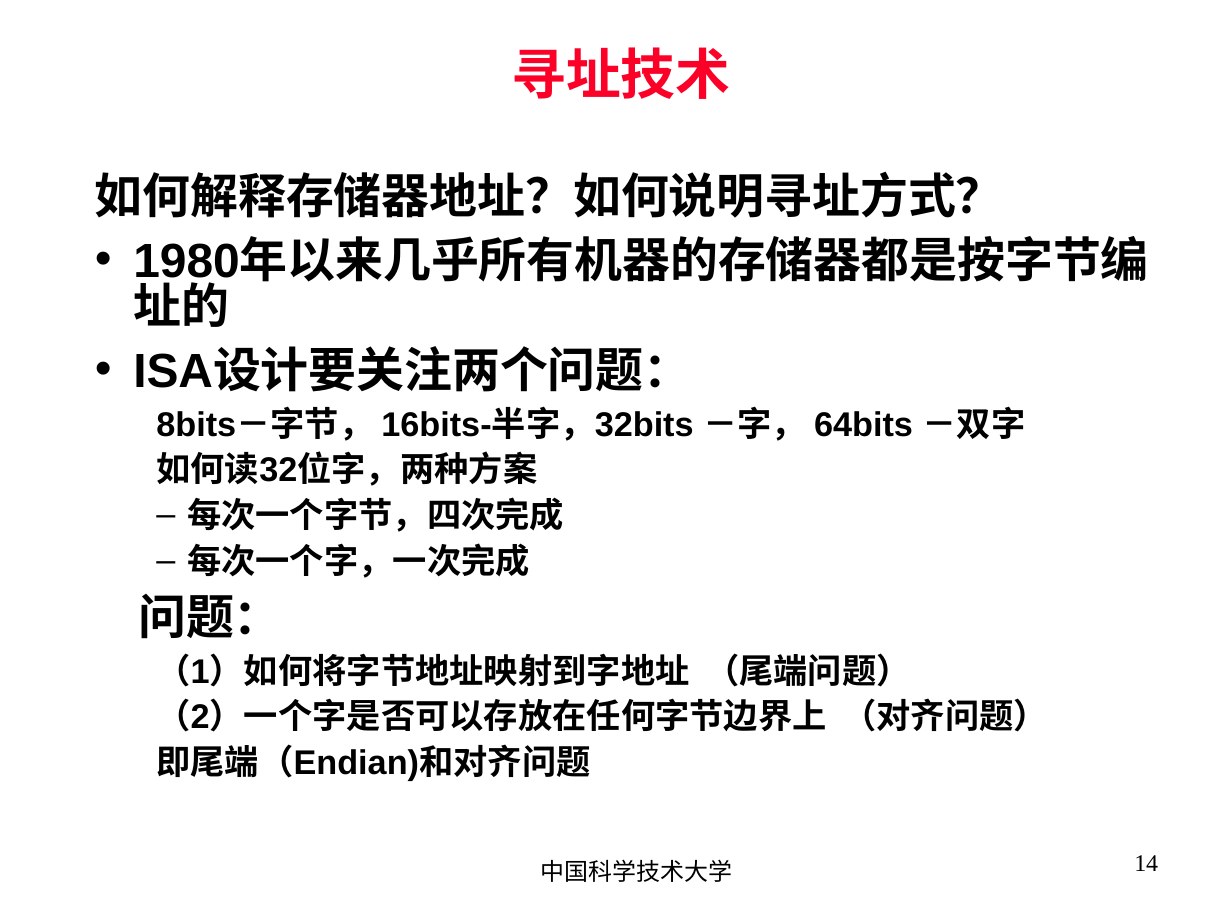
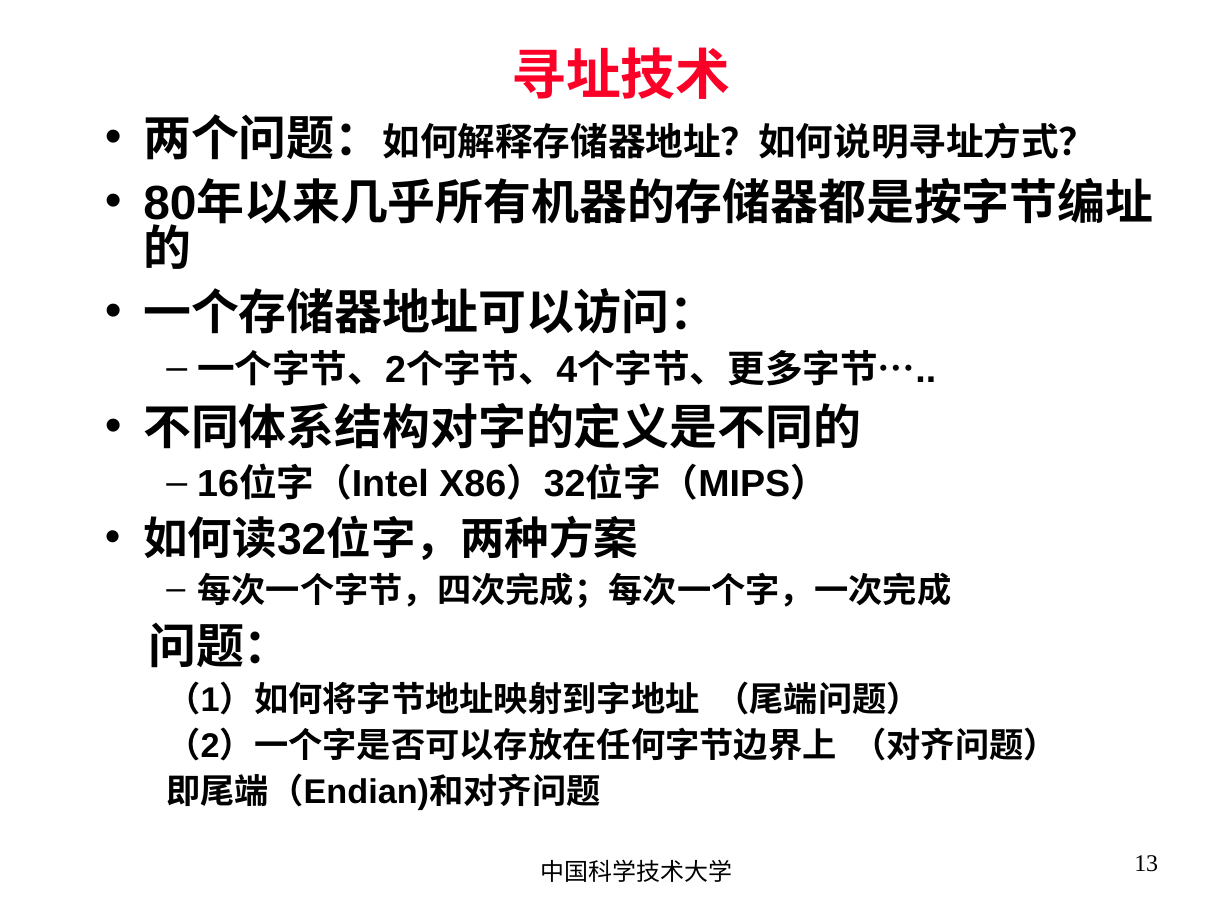
Before and after one commit to blindFS/ca2015, a slide deck: slide 13 of handouts/chapter02.ppt (slide 14 before the commit). Drawn at 1232x924 pixels with LibreOffice and Linux fonts; fonts in the diff are those of the drawing. Boxes give left, top, right and bottom in pixels: in the first picture for what was removed or moved away, otherwise in the second. Text is boxed around its words. In the diff, an @@ line names an element or a change of style, - is before the commit and + after.

Commit message:
ppt

```diff
--- a/handouts/chapter02.ppt
+++ b/handouts/chapter02.ppt
@@ text "两个问题：如何解释存储器地址？如何说明寻址方式？": place and size @@
-text "两个问题：如何解释存储器地址？如何说明寻址方式？" at [95,171,1048,781]
+text "两个问题：如何解释存储器地址？如何说明寻址方式？" at [143,114,1097,810]
@@ text at [143,114,1097,500]: text changed; size 28 to 22 pt @@
-如何解释存储器地址？如何说明寻址方式？
-• 1980年以来几乎所有机器的存储器都是按字节编址的
-• ISA设计要关注两个问题：
-  8bits－字节， 16bits-半字，32bits －字， 64bits －双字
+• 两个问题：如何解释存储器地址？如何说明寻址方式？
+• 80年以来几乎所有机器的存储器都是按字节编址的
+• 一个存储器地址可以访问：
+  – 一个字节、2个字节、4个字节、更多字节…..
+• 不同体系结构对字的定义是不同的
+  – 16位字（Intel X86）32位字（MIPS）
@@ text at [143,515,638,560]: size 20 to 26 pt in "如何读32位字，两种方案"; bullet none to •; list level 2 to 1 in "如何读32位字，两种方案" @@
@@ text at [197,572,951,608]: text changed @@
-  – 每次一个字节，四次完成
-  – 每次一个字，一次完成
+  – 每次一个字节，四次完成；每次一个字，一次完成
@@ page number at [1134,855,1158,872]: text changed @@
-14
+13
```
Also in this commit, not shown: 28 other slides changed, 5 slides added, 3 slides removed.
